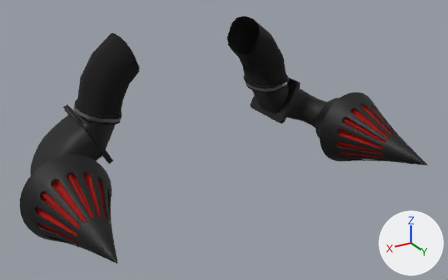
Renders of the glTF model models/Intake_SPIKE_BLK_MTT.glb from each side of a commit.
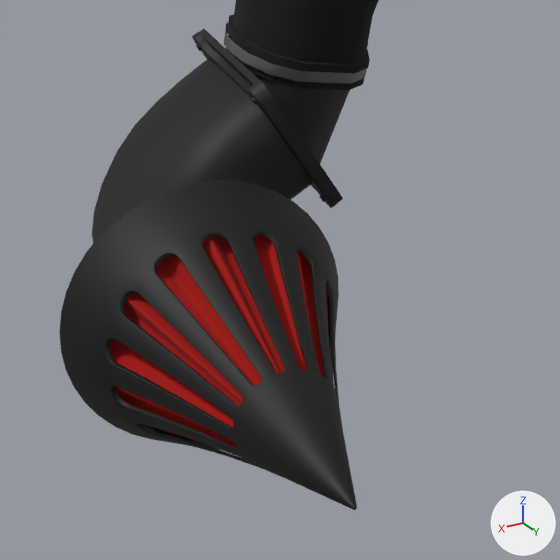
The first picture shows the older version from a camera (50 mm lens) standing at (0.443, 0.97, 0.499) and looking at (0.009, 0.246, 0.137). The close-ups show the older and then the newer version on the part from 0% to 41% of the width and 34% to 100% of the height of that picture. Only the edits that show in the close-ups are written down. The lights are fixed; the arrows at lower right show +X, +Y and +Z.

Objects in the first close-up: 'Intake_SPIKE_BLK_MTT'.
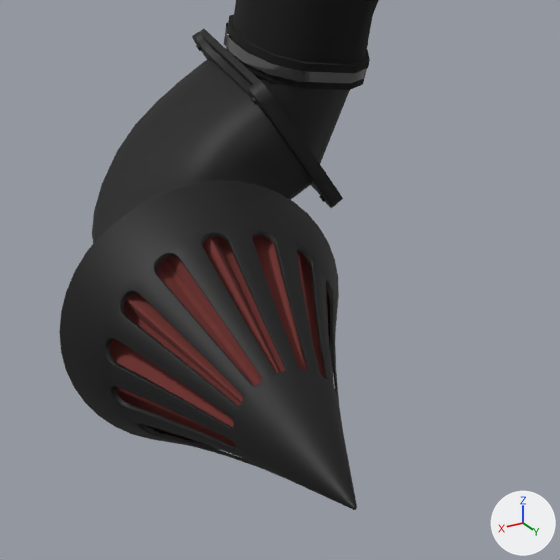
The change, as JSON lines over the scene's bpy script:
```json
{"op": "set", "path": "mat_filter_red.base_color", "old": "(0.374, 0.00303, 0.0)", "new": "(0.163, 0.0307, 0.0261)", "note": "red #a50a00 -> dark red #70312d"}
```

Where the change shows, as pixel boxes [x1, y1, x2, y2] in the close-ups (560 x 560 px):
```json
{"object": "Intake_SPIKE_BLK_MTT", "change": "recoloured", "before": [108, 34, 330, 449], "after": [108, 34, 330, 449], "on screen": "red to dark red"}
```
